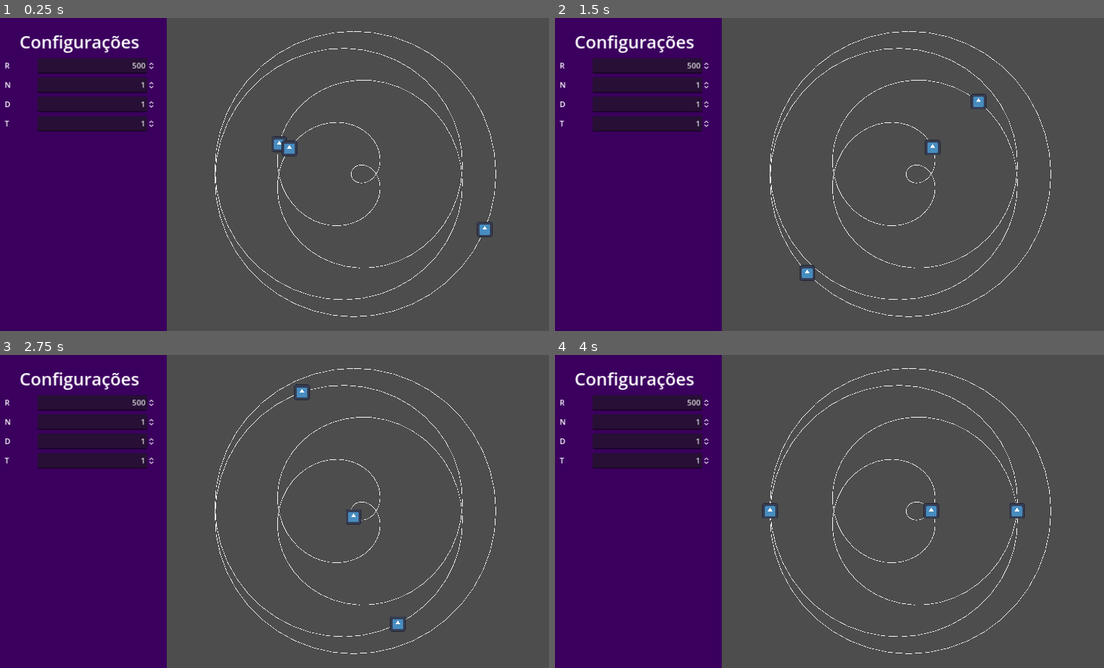
Above: before the commit, frames 1-4 (two rows, left to right).
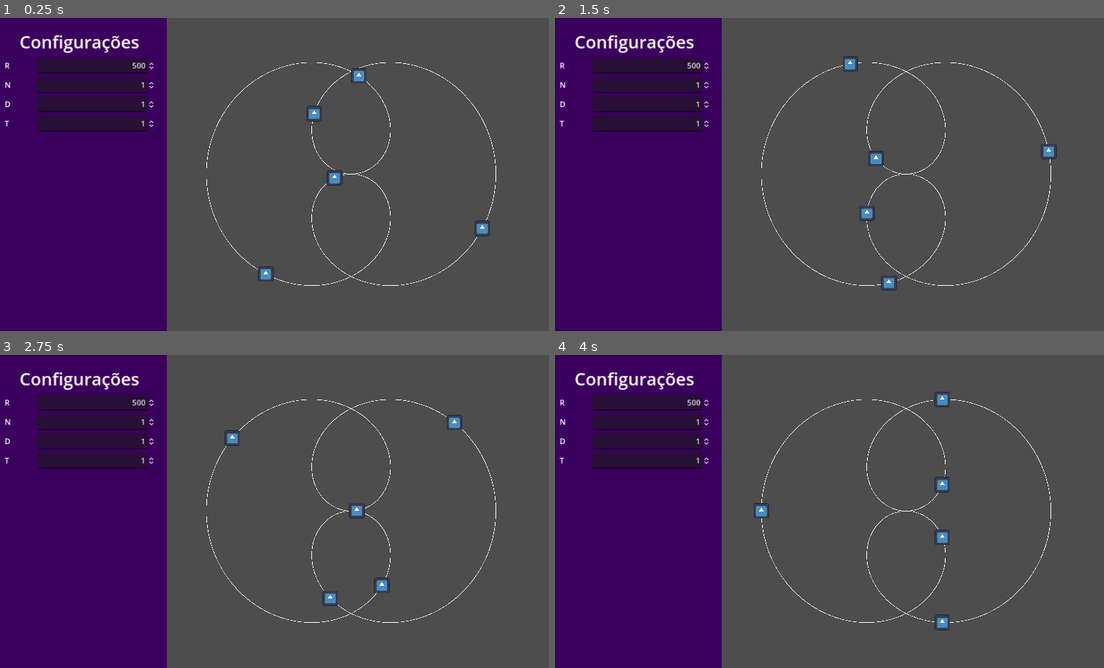
Above: after the commit, the same moments.

Repository: pmatos2000/godot_study
Game: Godot game, scene res://main.tscn
Same seed, same stepped clock (60 frames per second), same inputs: the game is played once before the commit and once after it. The engine's default icon, where the game draws it, is replaced by a stand-in: a white triangle on a blue panel in a dark square.
Inputs:
- Up to frame 1 (0.25 s): no input
- Up to frame 2 (1.5 s): no input
- Up to frame 3 (2.75 s): no input
- Up to frame 4 (4 s): no input

The runs differ from the first frame. In frame 1, 1.6% of the frame differs, in the area x 37-91%, y 4-96%; in frame 2, 1.7%, in the area x 37-92%, y 4-96%; in frame 3, 1.6%; in frame 4, 1.7%.

Commit message:
ajuste tempo maximo

Diff:
--- a/rose-curve/main.gd
+++ b/rose-curve/main.gd
@@ -43,6 +43,8 @@
 	d = d / _mdc
 	k =  float(n) / d
 	tempo_maximo = n * d / multiplicador_velocidade
+	if n % 2 == 1 and d % 2 == 1:
+		tempo_maximo /= 2
 	criar_elementos()
 	criar_linhas()
 
@@ -76,6 +78,7 @@
 		var tempo: float =  i * tempo_maximo / quantidade
 		node.set_meta(NOME_META_TEMPO, tempo)
 		node.position = obter_posicao(tempo)
+		print("tempo {0}  pos {1}".format([tempo, str(node.position)]))
 		node.add_to_group(NOME_GRUPO_ELEMENTO)
 		add_child(node)
 
--- a/rose-curve/main.tscn
+++ b/rose-curve/main.tscn
@@ -9,10 +9,11 @@
 position = Vector2(742, 323)
 script = ExtResource("1_ubtba")
 r = 300.0
-d = 9
+n = 3
+d = 6
 multiplicador_velocidade = null
 cena_elemento = ExtResource("2_f6xh1")
-quantidade = 3
+quantidade = 5
 quantiade_segmento = 400
 
 [node name="UI" type="Control" parent="."]
